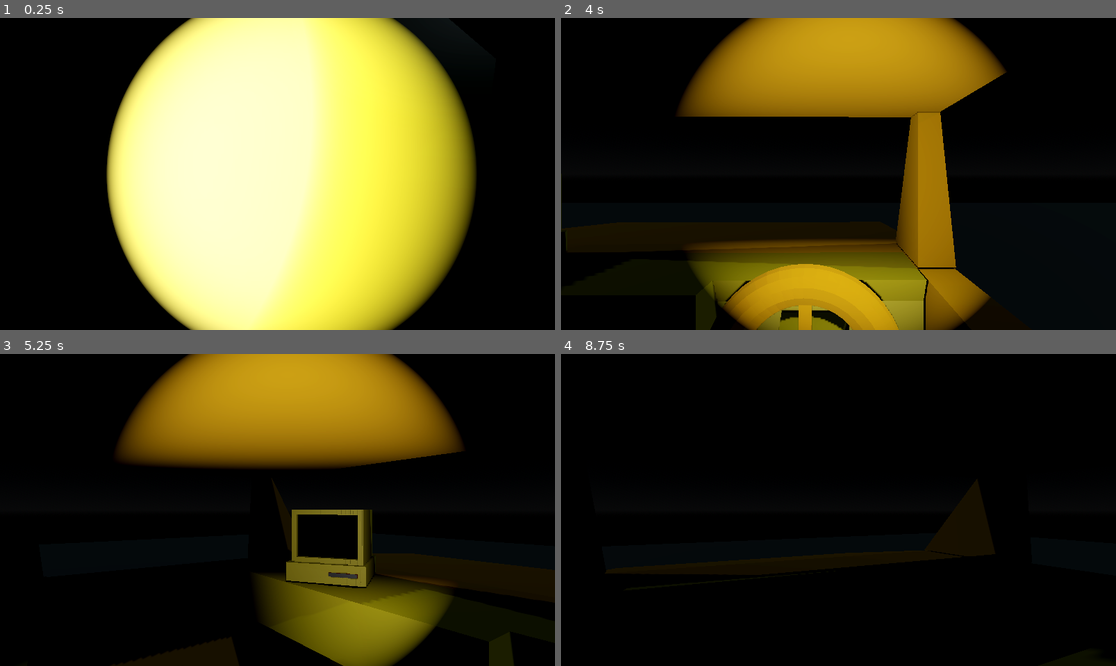
Above: before the commit, frames 1-4 (two rows, left to right).
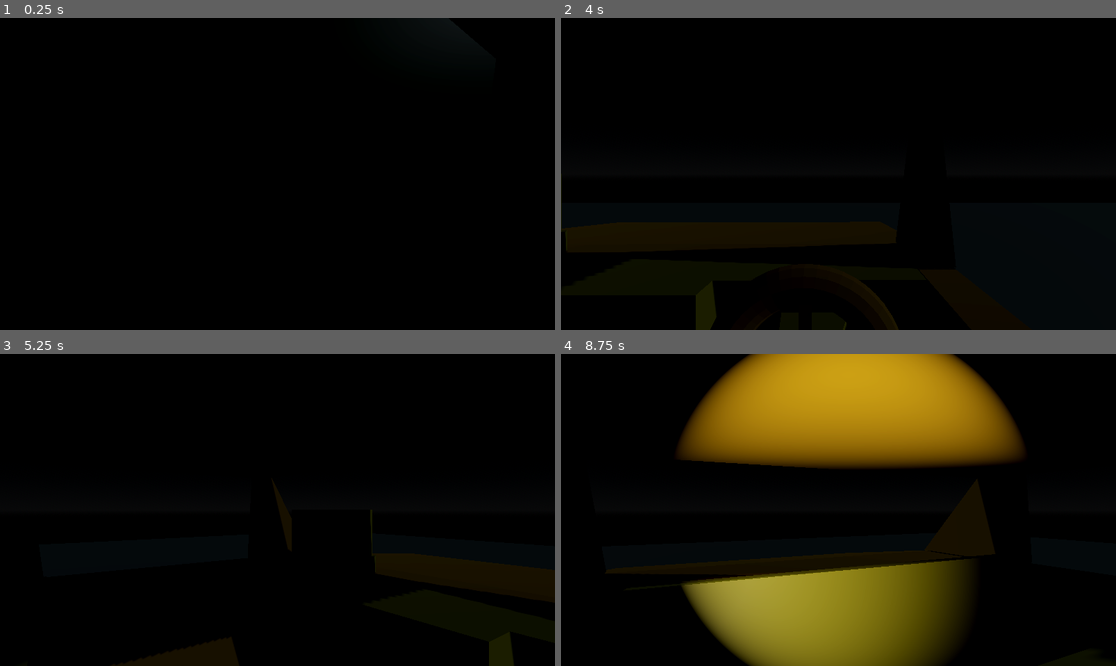
Above: after the commit, the same moments.

Repository: ADudeWithADream/13Gameproject
Game: Godot game, scene res://SCENES/BASE.tscn
Same seed, same stepped clock (60 frames per second), same inputs: the game is played once before the commit and once after it.
Inputs:
- Up to frame 1 (0.25 s): no input
- Up to frame 2 (4 s): hold D (ui_right) 0.53-1.28 s; hold S (ui_down) 1.28-2.03 s; tap Enter at 2, 3.5 s; hold D (ui_right) 2.03-3.53 s; tap Space at 2.75 s; hold A (ui_left) from 3.53 s (still down)
- Up to frame 3 (5.25 s): tap Space at 5 s; release A (ui_left) at 5.03 s; hold S (ui_down) from 5.03 s (still down)
- Up to frame 4 (8.75 s): release S (ui_down) at 5.78 s; hold D (ui_right) 5.78-8.03 s; tap Enter at 7.25 s; tap Space at 8 s; hold S (ui_down) from 8.03 s (still down)

The runs differ from the first frame. In frame 1, 58% of the frame differs, in the area x 19-86%, y 0-100%; in frame 2, 32%; in frame 3, 28%; in frame 4, 33%.

Commit message:
Edited Flashlight Component = Turns off while Camera Transitions

Diff:
--- a/new-game-project/SCRIPTS/player.gd
+++ b/new-game-project/SCRIPTS/player.gd
@@ -26,16 +26,20 @@
 		LightOn = true
 	elif $TransitionCamera/FLASHLIGHT.visible == false:
 		LightOn = false
-	print("works")
+
+
 
 
 func _change_camera(desired_camera: Camera3D) -> void:
+
+	_toggle_flashlight(false)
 
 	if TransitionTween and SpecializedTransition == false:
 		TransitionTween.kill()
 	TransitionTween = create_tween()
 	var target_transform: Transform3D = desired_camera.global_transform
 	TransitionTween.tween_property(TransitionCamera, "global_transform", target_transform, 0.5).set_trans(Tween.TRANS_SINE)
+	TransitionTween.tween_callback(_toggle_flashlight.bind(true))
 
 	if TransitionFOVTween and SpecializedTransition == false:
 		TransitionFOVTween.kill()
@@ -48,6 +52,8 @@
 		TransitionFOVTween.tween_property(TransitionCamera, "fov", target_FOV, 0.2).set_trans(Tween.TRANS_SINE)
 
 	selected_camera = desired_camera
+
+
 
 
 func _physics_process(delta: float) -> void:
@@ -82,3 +88,8 @@
 			_change_camera($Camera04)
 		elif selected_camera == $Camera04:
 			_change_camera($Camera01)
+
+
+func _toggle_flashlight(state: bool):
+	$TransitionCamera/FLASHLIGHT.visible = state
+	LightOn = state
